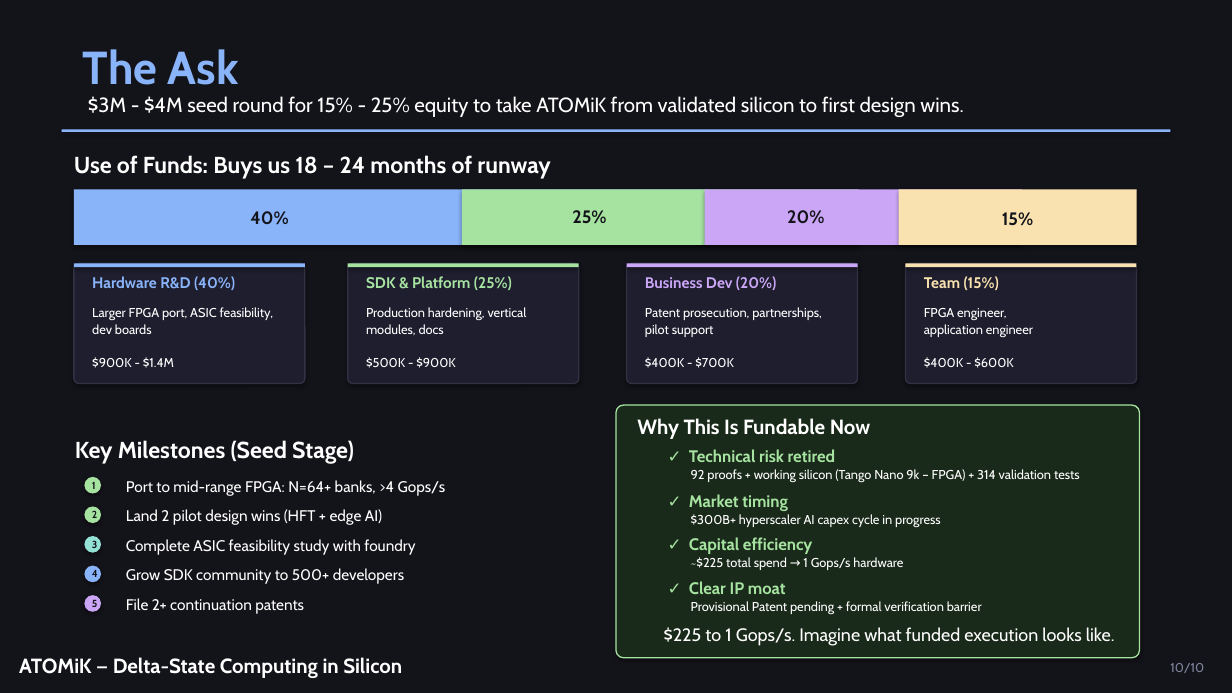
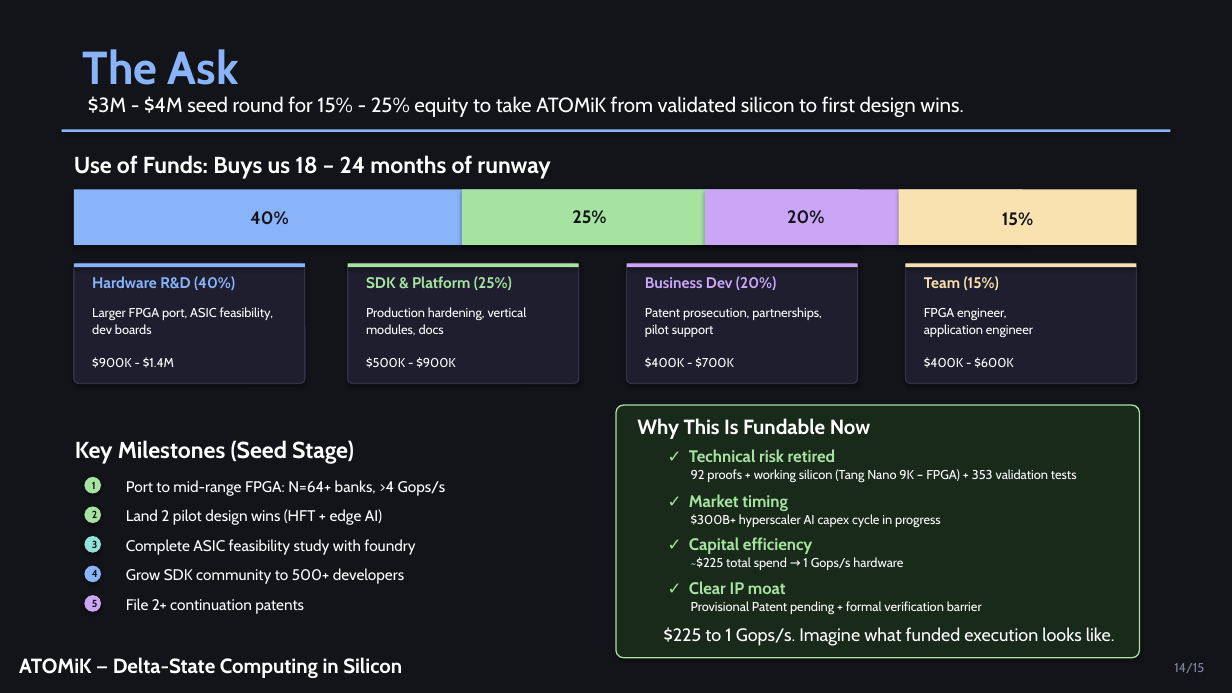
Before and after one commit to MatthewHRockwell/ATOMiK, a slide deck: slide 14 of business/pitch_deck/ATOMiK_Investor_Deck.pptx. Drawn at 1232x693 pixels with LibreOffice and Linux fonts; fonts in the diff are those of the drawing. Boxes give left, top, right and bottom in pixels: in the first picture for what was removed or moved away, otherwise in the second. Text is boxed around its words. In the diff, an @@ line names an element or a change of style, - is before the commit and + after.

Commit message:
48hr sprint: CI/CD overhaul, docs update, investor materials, outreach drafts
CI/CD:
- Added Verilog sim job (Zynq AXI4-Lite + v3 testbenches) on every push
- Weekly scheduled CI run to keep badges green
- Enhanced workflow with synthesis, proof-check, benchmark gates

Docs:
- Updated one-pager with v3 SoC metrics
- Updated pitch deck with Ubitium comparison, v3 data
- Expanded data room README and structure
- Added competitive analysis vs Ubitium

Business:
- 48-hour battle plan
- 10 personalized VC cold emails
- YC, HAX, NVIDIA Inception application drafts
- Chris Bolt follow-up and meeting prep
- Emergency funding options
- Incorporation quickstart guide
- GitHub Sponsors setup
- Show HN and Twitter thread drafts

Data Room:
- Revenue model (revised bottom-up)
- Advisory board plan
- First hires plan
- ASIC economics clarification
- XOR data type explainer
- Memory traffic analysis

```diff
--- a/business/pitch_deck/ATOMiK_Investor_Deck.pptx
+++ b/business/pitch_deck/ATOMiK_Investor_Deck.pptx
@@ text at (691, 469, 1077, 482): text changed @@
-92 proofs + working silicon (Tango Nano 9k – FPGA) + 314 validation tests
+92 proofs + working silicon (Tang Nano 9K – FPGA) + 353 validation tests
@@ text at (1174, 663, 1204, 673): text changed @@
-10/10
+14/15
```
Also in this commit, not shown: 9 other slides changed, 5 slides added, 6 slides removed, 44 other files.
